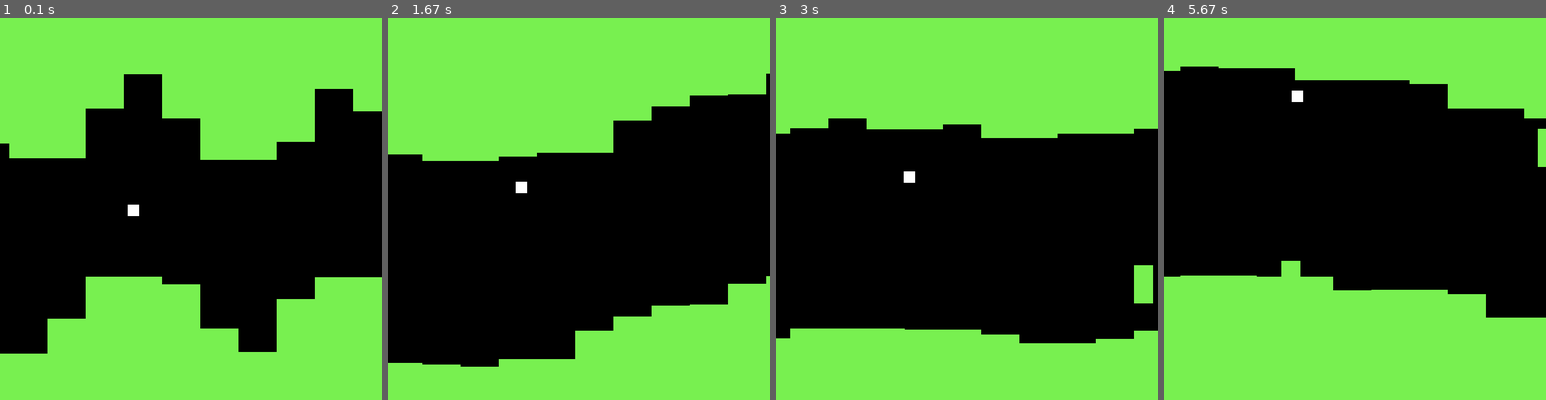
Above: before the commit, frames 1-4 (left to right).
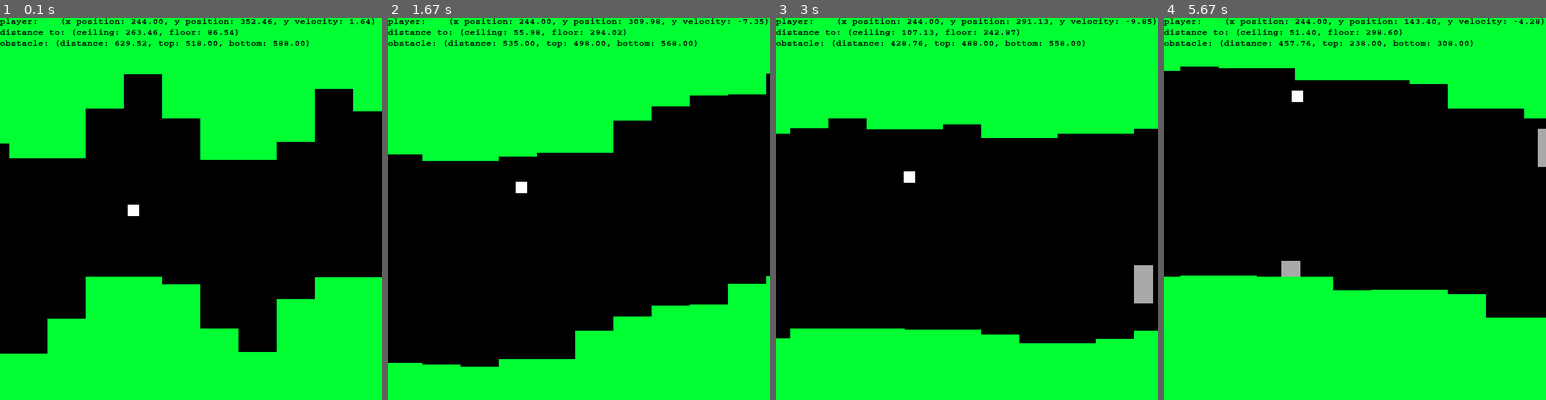
Above: after the commit, the same moments.

Repository: uzgit/helicopter-game
Game: pygame game, started from pixelcopter.py
The game is run twice, just before and just after one commit, with the same random seed, the same clock (stepped at 60 frames per second) and the same inputs.
Inputs:
- Up to frame 1 (0.1 s): no input
- Up to frame 2 (1.67 s): tap W at 0.33, 0.67, 1.07, 1.37, 1.57 s
- Up to frame 3 (3 s): tap W at 1.9, 2.2, 2.4, 2.7, 2.97 s
- Up to frame 4 (5.67 s): tap W at 3.3, 3.6, 3.73, 4.13, 4.43, 4.8, 5.2, 5.5 s

The runs differ from the first frame. In frame 1, 54% of the frame differs, in the area x 0-100%, y 0-100%; in frame 2, 48%; in frame 3, 47%; in frame 4, 47%.

Commit message:
updated things and stuff

Diff:
--- a/pixelcopter.py
+++ b/pixelcopter.py
@@ -4,14 +4,21 @@
 import sys
 
 #import .base
-#from .base.pygamewrapper import PyGameWrapper
 
 from pygamewrapper import PyGameWrapper
 
 import pygame
+import pygame.freetype
 from pygame.constants import K_w, K_s, K_q
-#from .utils.vec2d import vec2d
 from vec2d import vec2d
+
+BLACK      = (  0,   0,   0)
+GREY       = (169, 169, 169)
+SILVER     = (192, 192, 192)
+WHITE      = (255, 255, 255)
+LSU_PURPLE = ( 70,  29, 124)
+LSU_GOLD   = (253, 208,  35)
+GREEN      = (  0, 255,  51)
 
 DISPLAY_UPDATE = '-silent' not in sys.argv and '-s' not in sys.argv
 
@@ -42,7 +49,7 @@
 
         pygame.draw.rect(
             image,
-            (120, 240, 80),
+            GREY,
             (0, 0, self.width, self.height),
             0
         )
@@ -78,7 +85,7 @@
 
         pygame.draw.rect(
             image,
-            (255, 255, 255),
+            WHITE,
             (0, 0, self.width, self.height),
             0
         )
@@ -114,7 +121,7 @@
         # top rect
         pygame.draw.rect(
             image,
-            color,
+            GREEN,
             (0, 0, self.width, SCREEN_HEIGHT * 0.5),
             0
         )
@@ -122,7 +129,7 @@
         # bot rect
         pygame.draw.rect(
             image,
-            color,
+            GREEN,
             (0, SCREEN_HEIGHT * 1.05, self.width, SCREEN_HEIGHT * 0.5),
             0
         )
@@ -206,6 +213,7 @@
         current_terrain = pygame.sprite.spritecollide(
             self.player, self.terrain_group, False)[0]
         state = {
+            "player_x": self.player.pos.x,
             "player_y": self.player.pos.y,
             "player_vel": self.player.momentum,
             "player_dist_to_ceil": self.player.pos.y - (current_terrain.pos.y - self.height * 0.25),
@@ -291,7 +299,7 @@
 
     def step(self, dt):
 
-        self.screen.fill((0, 0, 0))
+        self.screen.fill(BLACK)
         self._handle_player_events()
 
         self.score += self.rewards["tick"]
@@ -343,6 +351,22 @@
         self.player_group.draw(self.screen)
         self.block_group.draw(self.screen)
         self.terrain_group.draw(self.screen)
+
+def display_status_line_1(status):
+
+    return "player:    (x position: %5.2f, y position: %3.2f, y velocity: %3.2f)" % (status["player_x"], status["player_y"], status["player_vel"])
+
+def display_status_line_2(status):
+
+    return "distance to: (ceiling: %3.2f, floor: %3.2f)" %(status["player_dist_to_ceil"], status["player_dist_to_floor"])
+
+            #"next_gate_dist_to_player": min_dist,
+            #"next_gate_block_top": min_block.pos.y,
+            #"next_gate_block_bottom": min_block.pos.y + min_block.height
+
+def display_status_line_3(status):
+
+    return "obstacle: (distance: %3.2f, top: %3.2f, bottom: %3.2f)" %(status["next_gate_dist_to_player"], status["next_gate_block_top"], status["next_gate_block_bottom"])
 
 if __name__ == "__main__":
     import numpy as np
@@ -353,11 +377,18 @@
     game.clock = pygame.time.Clock()
     game.rng = np.random.RandomState(24)
     game.init()
+    courier_font = pygame.freetype.Font("courier.ttf", 16)
 
     while True:
         if game.game_over():
             game.reset()
         dt = game.clock.tick_busy_loop(30)
         game.step(dt)
-        print(game.getGameState())
         pygame.display.update()
+
+        state = game.getGameState()
+        courier_font.render_to(game.screen, (0,  0), display_status_line_1(state), BLACK)
+        courier_font.render_to(game.screen, (0, 20), display_status_line_2(state), BLACK)
+        courier_font.render_to(game.screen, (0, 40), display_status_line_3(state), BLACK)
+
+        pygame.display.flip()
Binary file added: courier.ttf
